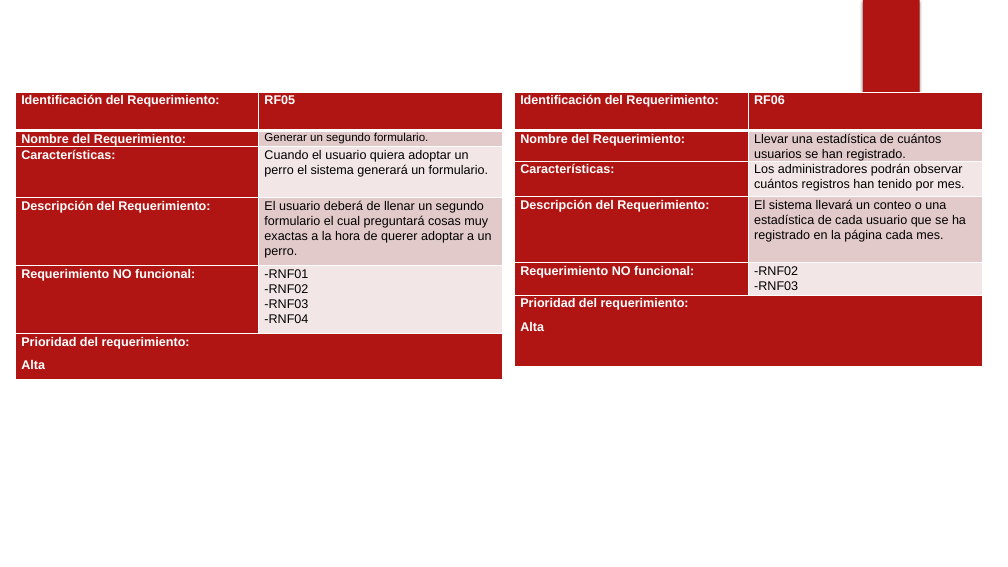
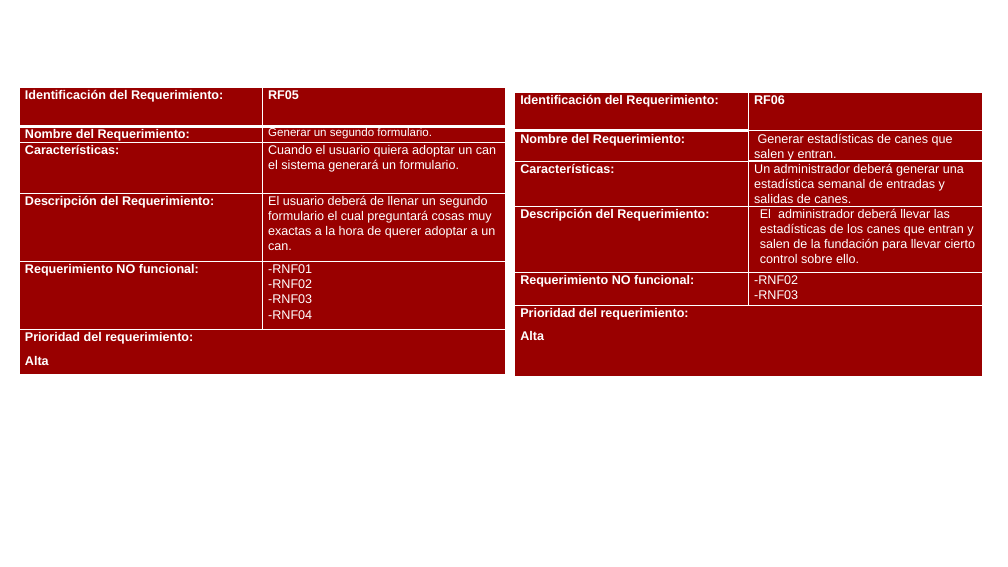
Before and after one commit to ValentinaB13/Proyecto, a slide deck: slide 20 of Guard Dogs Proyecto.pptx (slide 14 before the commit). Drawn at 1008x567 pixels with LibreOffice and Linux fonts; fonts in the diff are those of the drawing; background and template pictures are left out. Boxes give left, top, right and bottom in pixels: in the first picture for what was removed or moved away, otherwise in the second. Text is boxed around its words. In the diff, an @@ line names an element or a change of style, - is before the commit and + after.

```diff
--- a/Guard Dogs Proyecto.pptx
+++ b/Guard Dogs Proyecto.pptx
@@ rectangle removed at box(863, 0, 920, 95) @@
@@ table at box(19, 88, 506, 369) @@
-row 3, column 2: Cuando el usuario quiera adoptar un perro el sistema generará un formulario.
+row 3, column 2: Cuando el usuario quiera adoptar un can el sistema generará un formulario.
-row 4, column 2: El usuario deberá de llenar un segundo formulario el cual preguntará cosas muy exactas a la hora de querer adoptar a un perro.
+row 4, column 2: El usuario deberá de llenar un segundo formulario el cual preguntará cosas muy exactas a la hora de querer adoptar a un can.
@@ fill #B01513 to #990000 in 7 cells @@
@@ fill #E3CACA to #990000 in 2 cells @@
@@ fill #F2E7E6 to #990000 in 2 cells @@
@@ text colour #000000 to #FFFFFF in "Generar un segundo formulario.", "-RNF01 -RNF02 -RNF03 -RNF04" @@
@@ table: place and size @@
-table at box(16, 92, 503, 373)
+table at box(19, 88, 506, 369)
@@ table at box(515, 92, 982, 344) @@
-row 2, column 2: Llevar una estadística de cuántos usuarios se han registrado.
+row 2, column 2: Generar estadísticas de canes que salen y entran.
-row 3, column 2: Los administradores podrán observar cuántos registros han tenido por mes.
+row 3, column 2: Un administrador deberá generar una estadística semanal de entradas y salidas de canes.
-row 4, column 2: El sistema llevará un conteo o una estadística de cada usuario que se ha registrado en la página cada mes.
+row 4, column 2: El administrador deberá llevar las estadísticas de los canes que entran y salen de la fundación para llevar cierto control sobre ello.
@@ fill #B01513 to #990000 in 7 cells @@
@@ fill #E3CACA to #990000 in 2 cells @@
@@ fill #F2E7E6 to #990000 in 2 cells @@
@@ text colour #000000 to #FFFFFF in "-RNF02 -RNF03" @@
@@ borders changed @@
@@ ellipse removed at box(712, 138, 944, 371) @@
```
Also in this commit, not shown: 17 other slides changed, 13 slides added, 7 slides removed.
